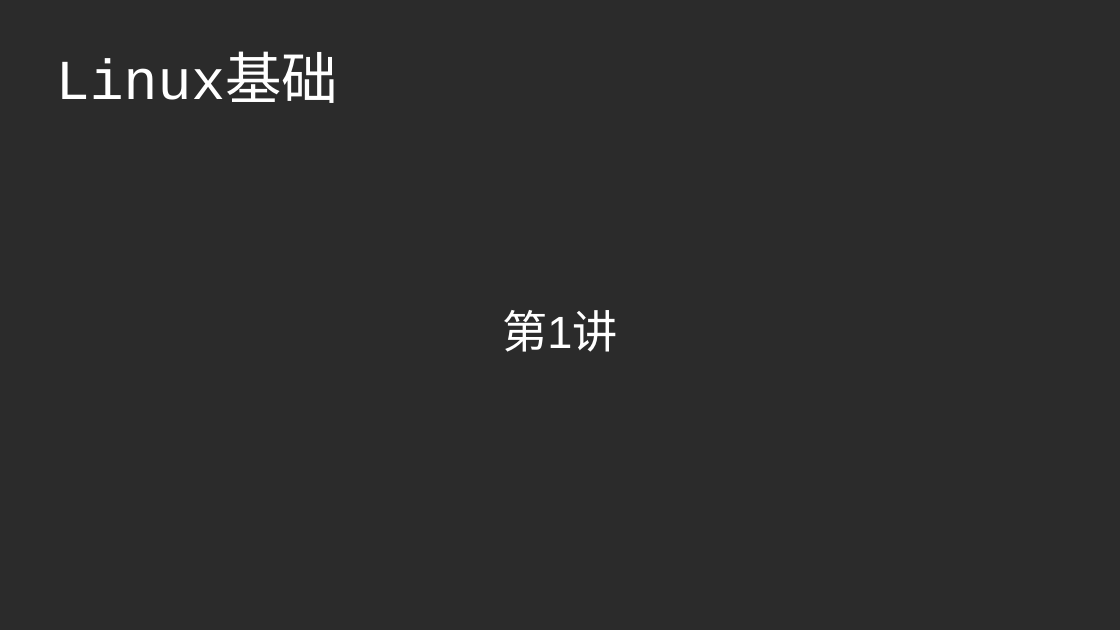
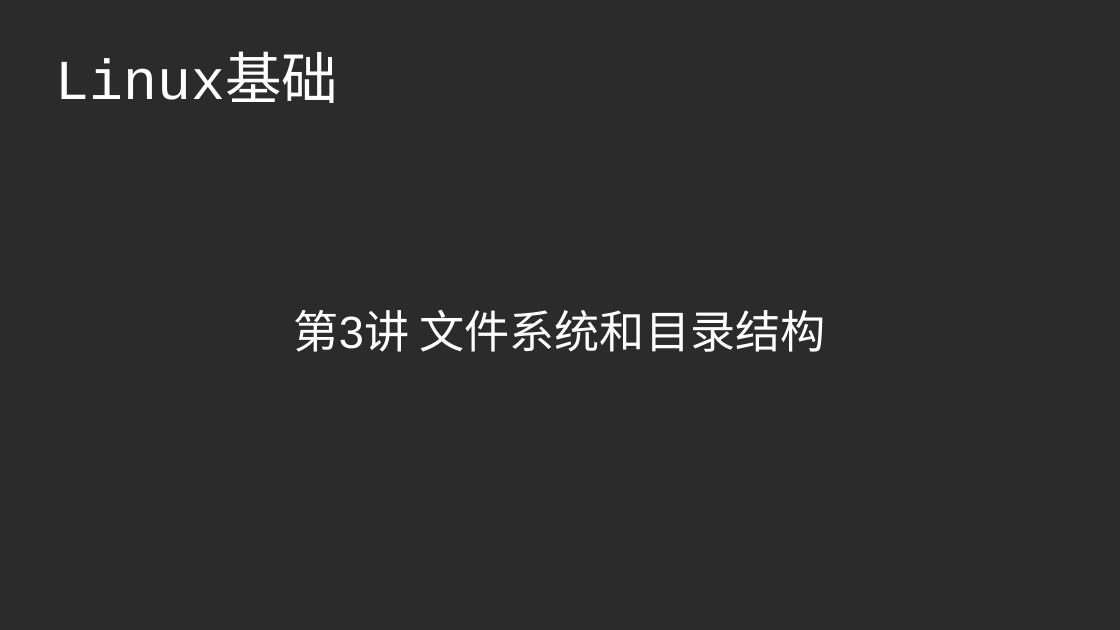
Before and after one commit to master-genius/linux-system, a slide deck: slide 1 of ch03/ch03-文件系统和目录结构.odp. Drawn at 1120x630 pixels with LibreOffice and Linux fonts; fonts in the diff are those of the drawing; background and template pictures are left out; a plain dark background stands for a picture behind light text. Boxes give left, top, right and bottom in pixels: in the first picture for what was removed or moved away, otherwise in the second. Text is boxed around its words. In the diff, an @@ line names an element or a change of style, - is before the commit and + after.

Commit message:
update ch03

```diff
--- a/ch03/ch03-文件系统和目录结构.odp
+++ b/ch03/ch03-文件系统和目录结构.odp
@@ subtitle at [294, 310, 825, 352]: text changed @@
-第1讲
+第3讲 文件系统和目录结构
```
Also in this commit, not shown: 15 slides added, 1 slide removed.
